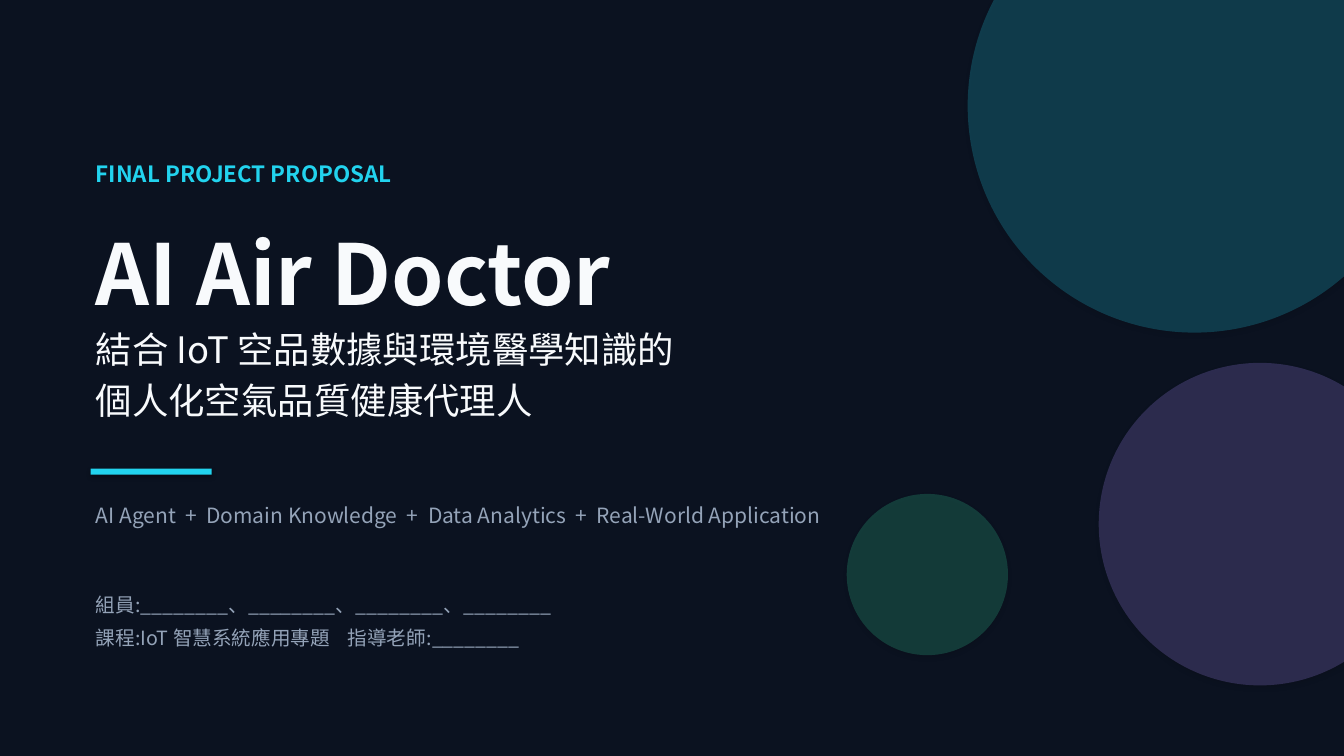
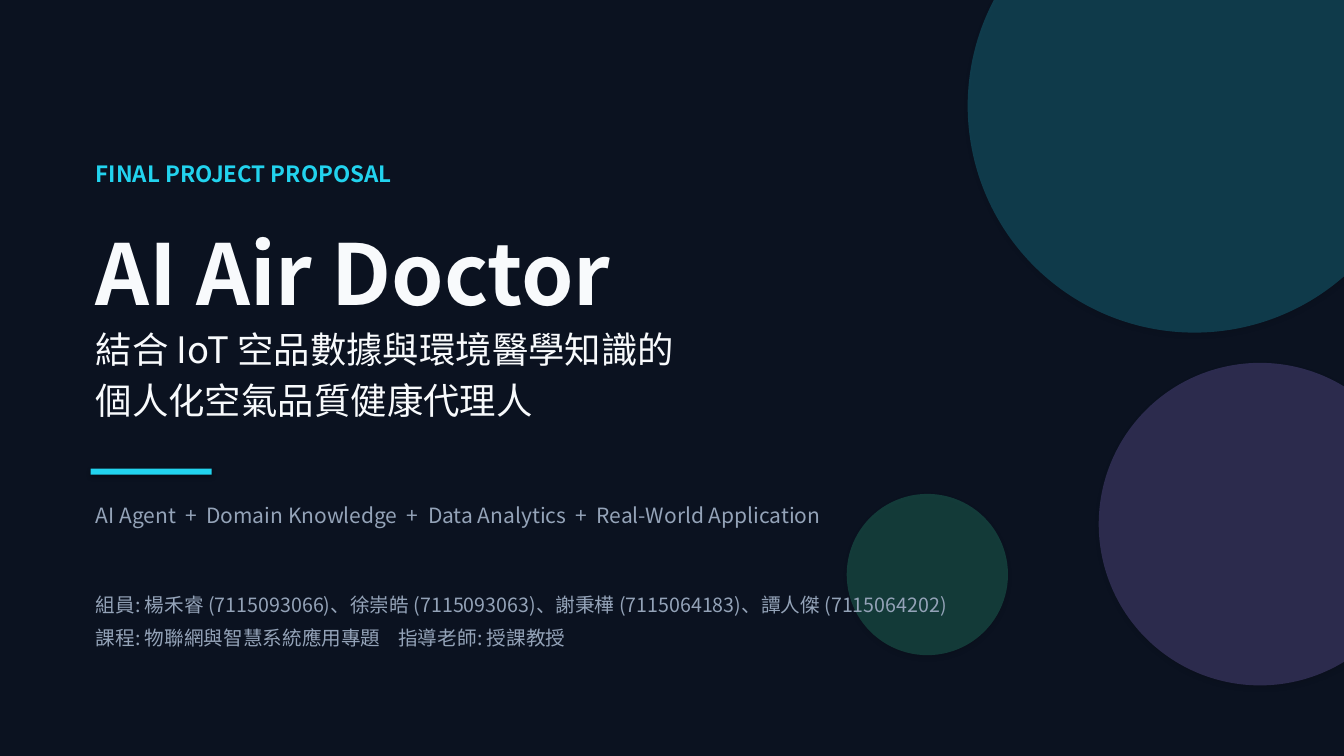
Before and after one commit to aghoniln/IOT_group_proposal, a slide deck: slide 1 of docs/Proposal_AI_Air_Doctor.pptx. Drawn at 1344x756 pixels with LibreOffice and Linux fonts; fonts in the diff are those of the drawing. Boxes give left, top, right and bottom in pixels: in the first picture for what was removed or moved away, otherwise in the second. Text is boxed around its words. In the diff, an @@ line names an element or a change of style, - is before the commit and + after.

```diff
--- a/docs/Proposal_AI_Air_Doctor.pptx
+++ b/docs/Proposal_AI_Air_Doctor.pptx
@@ text at <box>96,592,947,647</box>: text changed @@
-組員:________、________、________、________
-課程:IoT 智慧系統應用專題 指導老師:________
+組員: 楊禾睿 (7115093066)、徐崇皓 (7115093063)、謝秉樺 (7115064183)、譚人傑 (7115064202)
+課程: 物聯網與智慧系統應用專題 指導老師: 授課教授
```
Also in this commit, not shown: 5 other files.
